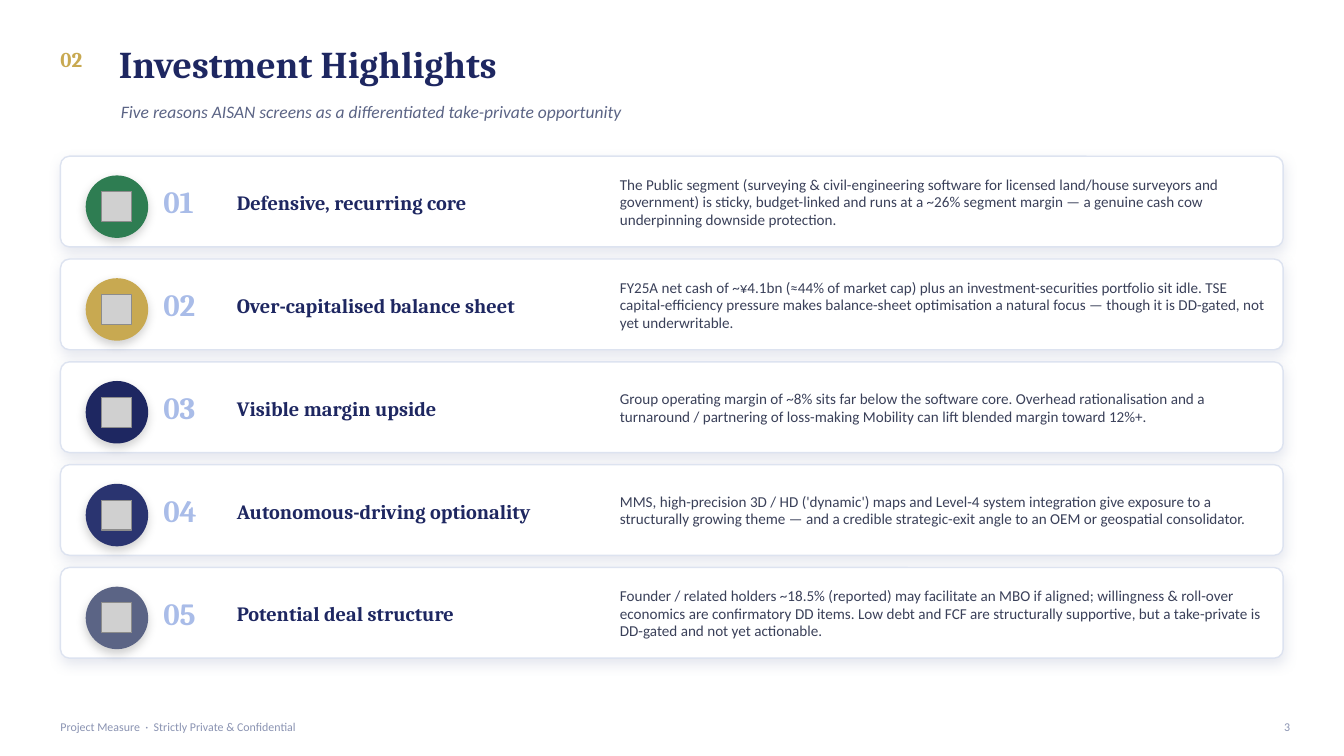
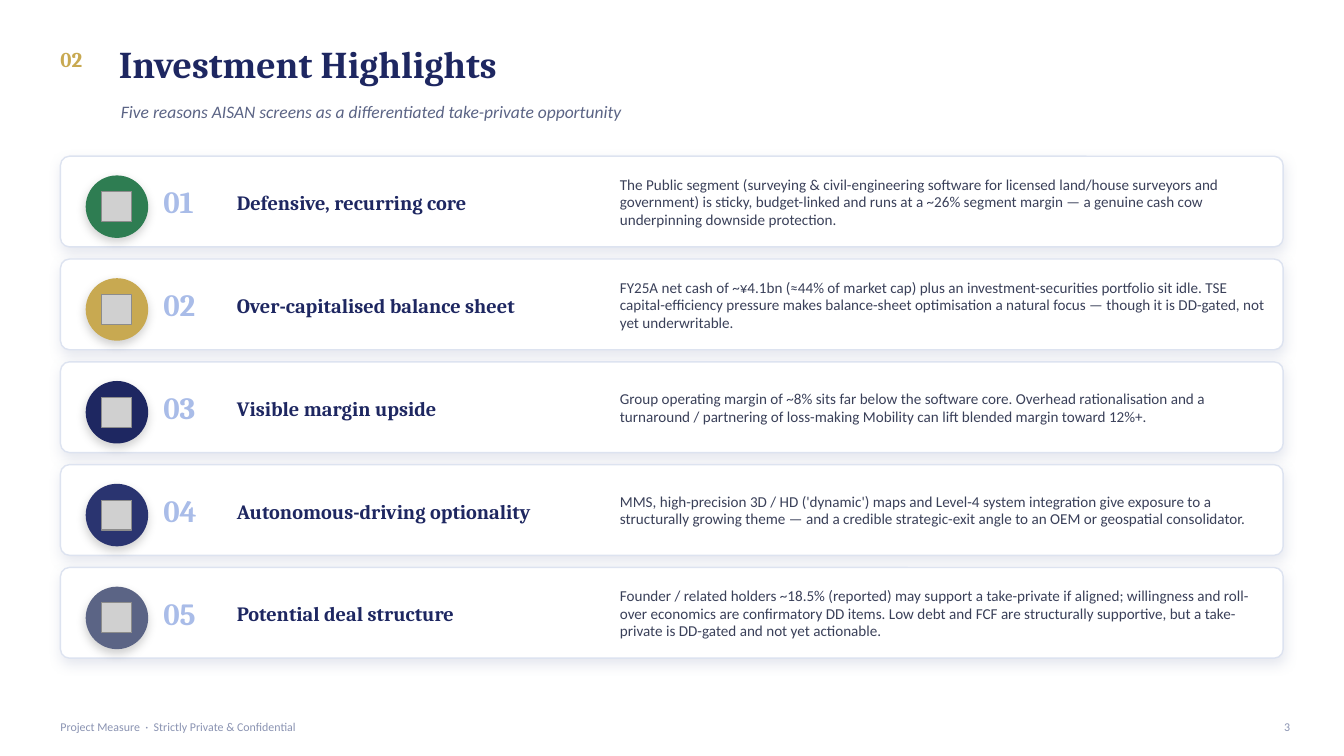
Before and after one commit to ankimo1210/projects, a slide deck: slide 3 of aisan_lbo_case/docs/AISAN_4667_Take_Private_Case_Study.pptx. Drawn at 1344x756 pixels with LibreOffice and Linux fonts; fonts in the diff are those of the drawing; grey boxes stand for pictures. Boxes give left, top, right and bottom in pixels: in the first picture for what was removed or moved away, otherwise in the second. Text is boxed around its words. In the diff, an @@ line names an element or a change of style, - is before the commit and + after.

```diff
--- a/aisan_lbo_case/docs/AISAN_4667_Take_Private_Case_Study.pptx
+++ b/aisan_lbo_case/docs/AISAN_4667_Take_Private_Case_Study.pptx
@@ text at (x1=620, y1=590, x2=1249, y2=639): text changed @@
-Founder / related holders ~18.5% (reported) may facilitate an MBO if aligned; willingness & roll-over economics are confirmatory DD items. Low debt and FCF are structurally supportive, but a take-private is DD-gated and not yet actionable.
+Founder / related holders ~18.5% (reported) may support a take-private if aligned; willingness and roll-over economics are confirmatory DD items. Low debt and FCF are structurally supportive, but a take-private is DD-gated and not yet actionable.
```
Also in this commit, not shown: 13 other slides changed, 2 slides added, 8 other files.
